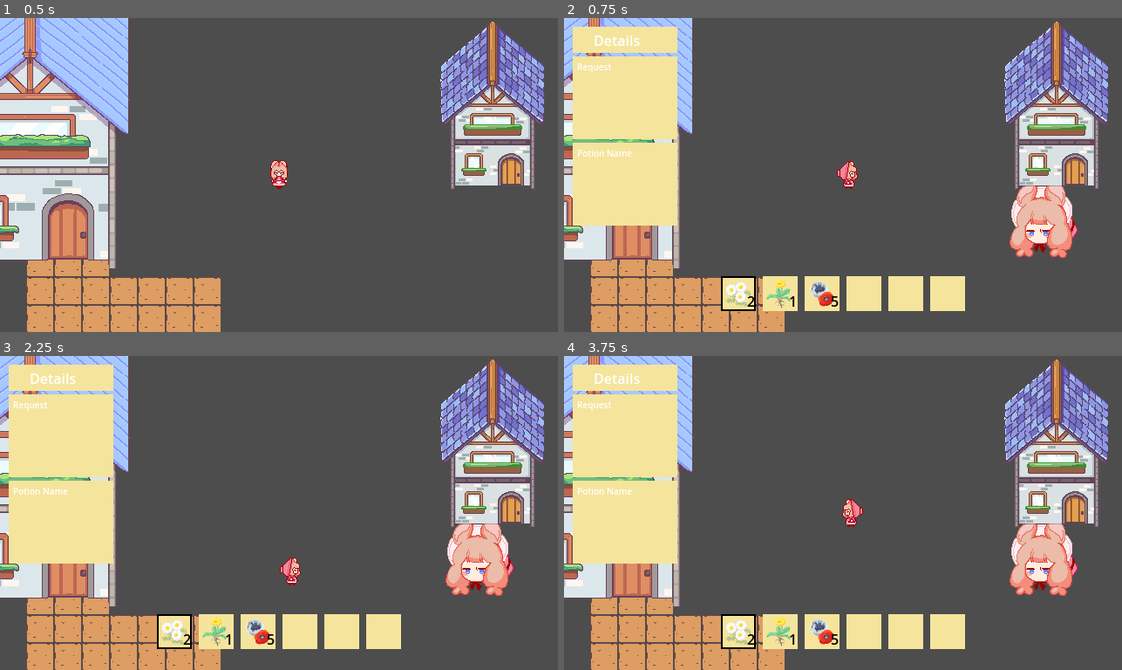
Above: before the commit, frames 1-4 (two rows, left to right).
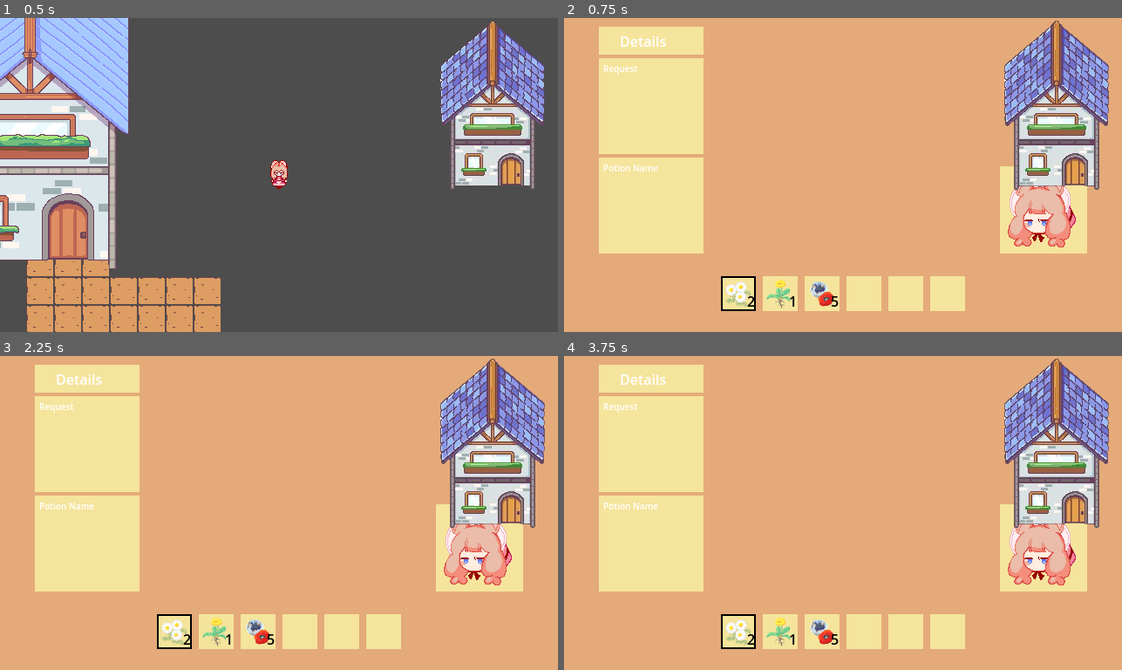
Above: after the commit, the same moments.

Repository: clara0/ApothecaryGame
Game: Godot game, scene res://scenes/main.tscn
The game is run twice, just before and just after one commit, with the same random seed, the same clock (stepped at 60 frames per second) and the same inputs.
Inputs:
- Up to frame 1 (0.5 s): no input
- Up to frame 2 (0.75 s): tap Enter at 0.5 s; hold D (right) from 0.53 s (still down); tap C (craft_temp) at 0.6 s
- Up to frame 3 (2.25 s): tap Space at 1.25 s; release D (right) at 1.28 s; hold S (down) 1.28-2.03 s; tap C (craft_temp) at 1.35, 2.1 s; hold D (right) from 2.03 s (still down)
- Up to frame 4 (3.75 s): tap Enter at 2.75 s; release D (right) at 2.78 s; hold W (up) 2.78-3.53 s; tap C (craft_temp) at 2.85, 3.6 s; hold A (left) from 3.53 s (still down)

Frame 1 is identical in both runs. In frame 2, 74% of the frame differs, in the area x 0-100%, y 0-100%; in frame 3, 74%; in frame 4, 74%.

Commit message:
some fixes to spacing and layout in craft menu

Diff:
--- a/bonnie.tscn
+++ b/bonnie.tscn
@@ -1,9 +1,10 @@
-[gd_scene load_steps=2 format=3 uid="uid://dpovu7aydog44"]
+[gd_scene load_steps=3 format=3 uid="uid://dpovu7aydog44"]
 
+[ext_resource type="Texture2D" uid="uid://bojy7epcvp1jo" path="res://graphics/ui/sad_slot.png" id="1_47p23"]
 [ext_resource type="Texture2D" uid="uid://buy6mr5ldf6ag" path="res://graphics/player/expressions/slight_irritation.png" id="1_uwu2e"]
 
 [node name="Bonnie" type="Control"]
-custom_minimum_size = Vector2(120, 100)
+custom_minimum_size = Vector2(100, 100)
 layout_mode = 3
 anchors_preset = 7
 anchor_left = 0.5
@@ -17,17 +18,28 @@
 grow_vertical = 0
 
 [node name="MarginContainer" type="MarginContainer" parent="."]
+custom_minimum_size = Vector2(100, 100)
 layout_mode = 1
-anchors_preset = 7
+anchors_preset = 8
 anchor_left = 0.5
-anchor_top = 1.0
+anchor_top = 0.5
 anchor_right = 0.5
-anchor_bottom = 1.0
+anchor_bottom = 0.5
 offset_left = -20.0
-offset_top = -40.0
+offset_top = -20.0
 offset_right = 20.0
+offset_bottom = 20.0
 grow_horizontal = 2
-grow_vertical = 0
+grow_vertical = 2
+metadata/_edit_use_anchors_ = true
 
-[node name="Sprite2D" type="Sprite2D" parent="MarginContainer"]
+[node name="NinePatchRect" type="NinePatchRect" parent="MarginContainer"]
+custom_minimum_size = Vector2(100, 100)
+layout_mode = 2
+size_flags_horizontal = 4
+size_flags_vertical = 4
+texture = ExtResource("1_47p23")
+
+[node name="Sprite2D" type="Sprite2D" parent="MarginContainer/NinePatchRect"]
 texture = ExtResource("1_uwu2e")
+centered = false
--- a/inventory/mat_inv_player.tres
+++ b/inventory/mat_inv_player.tres
@@ -24,4 +24,4 @@
 [resource]
 script = ExtResource("2_vtbwh")
 name = ""
-inv_slots = Array[ExtResource("1_cx3ad")]([SubResource("Resource_vrrpd"), SubResource("Resource_k2exe"), SubResource("Resource_sp0gh"), null])
+inv_slots = Array[ExtResource("1_cx3ad")]([SubResource("Resource_vrrpd"), SubResource("Resource_k2exe"), SubResource("Resource_sp0gh")])
--- a/scenes/menus/potion/ingredients.gd
+++ b/scenes/menus/potion/ingredients.gd
@@ -20,7 +20,7 @@
 
 
 # Called every frame. 'delta' is the elapsed time since the previous frame.
-func _process(delta: float) -> void:
+func _process(_delta: float) -> void:
 	pass
 
 
--- a/scenes/menus/potion/objective.tscn
+++ b/scenes/menus/potion/objective.tscn
@@ -10,9 +10,10 @@
 layout_mode = 0
 offset_right = 40.0
 offset_bottom = 40.0
+theme_override_constants/separation = 4
 
 [node name="Title" type="NinePatchRect" parent="VBoxContainer"]
-custom_minimum_size = Vector2(120, 30)
+custom_minimum_size = Vector2(120, 32)
 layout_mode = 2
 texture = ExtResource("1_thdih")
 
@@ -33,7 +34,7 @@
 "
 
 [node name="Target" type="NinePatchRect" parent="VBoxContainer"]
-custom_minimum_size = Vector2(120, 95)
+custom_minimum_size = Vector2(120, 110)
 layout_mode = 2
 texture = ExtResource("1_thdih")
 patch_margin_left = 2
@@ -65,7 +66,7 @@
 theme_override_font_sizes/font_size = 8
 
 [node name="Current" type="NinePatchRect" parent="VBoxContainer"]
-custom_minimum_size = Vector2(120, 95)
+custom_minimum_size = Vector2(120, 110)
 layout_mode = 2
 size_flags_vertical = 0
 texture = ExtResource("1_thdih")
--- a/scenes/menus/potion/potion_craft_menu.gd
+++ b/scenes/menus/potion/potion_craft_menu.gd
@@ -13,7 +13,7 @@
 
 
 # Called every frame. 'delta' is the elapsed time since the previous frame.
-func _process(delta: float) -> void:
+func _process(_delta: float) -> void:
 	# CRAFT MENU SHOULD NOT BE OPENED BY KEY, TESTING PURPOSES ONLY
 	if Input.is_action_just_pressed("craft_temp"):
 		if is_open:
--- a/scenes/menus/potion/potion_craft_menu.tscn
+++ b/scenes/menus/potion/potion_craft_menu.tscn
@@ -17,10 +17,17 @@
 script = ExtResource("1_3ri03")
 
 [node name="Background" type="NinePatchRect" parent="."]
+custom_minimum_size = Vector2(640, 360)
 layout_mode = 1
-anchors_preset = 15
-anchor_right = 1.0
-anchor_bottom = 1.0
+anchors_preset = 8
+anchor_left = 0.5
+anchor_top = 0.5
+anchor_right = 0.5
+anchor_bottom = 0.5
+offset_left = -20.0
+offset_top = -20.0
+offset_right = 20.0
+offset_bottom = 20.0
 grow_horizontal = 2
 grow_vertical = 2
 texture = ExtResource("1_uhppn")
@@ -30,15 +37,17 @@
 anchors_preset = 15
 anchor_right = 1.0
 anchor_bottom = 1.0
+offset_left = -20.0
+offset_right = 20.0
 grow_horizontal = 2
 grow_vertical = 2
-theme_override_constants/margin_left = 30
+theme_override_constants/margin_left = 10
 theme_override_constants/margin_top = 10
-theme_override_constants/margin_right = 30
+theme_override_constants/margin_right = 10
 theme_override_constants/margin_bottom = 10
 
 [node name="VSplitContainer" type="VSplitContainer" parent="MarginContainer"]
-custom_minimum_size = Vector2(560, 340)
+custom_minimum_size = Vector2(540, 340)
 layout_mode = 2
 size_flags_horizontal = 4
 size_flags_vertical = 4
@@ -46,7 +55,7 @@
 [node name="HBoxContainer" type="HBoxContainer" parent="MarginContainer/VSplitContainer"]
 custom_minimum_size = Vector2(330, 260)
 layout_mode = 2
-theme_override_constants/separation = 10
+theme_override_constants/separation = 20
 
 [node name="Objective" parent="MarginContainer/VSplitContainer/HBoxContainer" instance=ExtResource("2_qip6n")]
 custom_minimum_size = Vector2(120, 100)
@@ -54,12 +63,13 @@
 size_flags_horizontal = 0
 
 [node name="Base" type="Control" parent="MarginContainer/VSplitContainer/HBoxContainer"]
-custom_minimum_size = Vector2(360, 0)
+custom_minimum_size = Vector2(300, 0)
 layout_mode = 2
 size_flags_horizontal = 4
 
 [node name="Bonnie" parent="MarginContainer/VSplitContainer/HBoxContainer" instance=ExtResource("4_i0umm")]
 layout_mode = 2
+size_flags_vertical = 8
 
 [node name="Ingredients" parent="MarginContainer/VSplitContainer" instance=ExtResource("1_55jro")]
 layout_mode = 2
